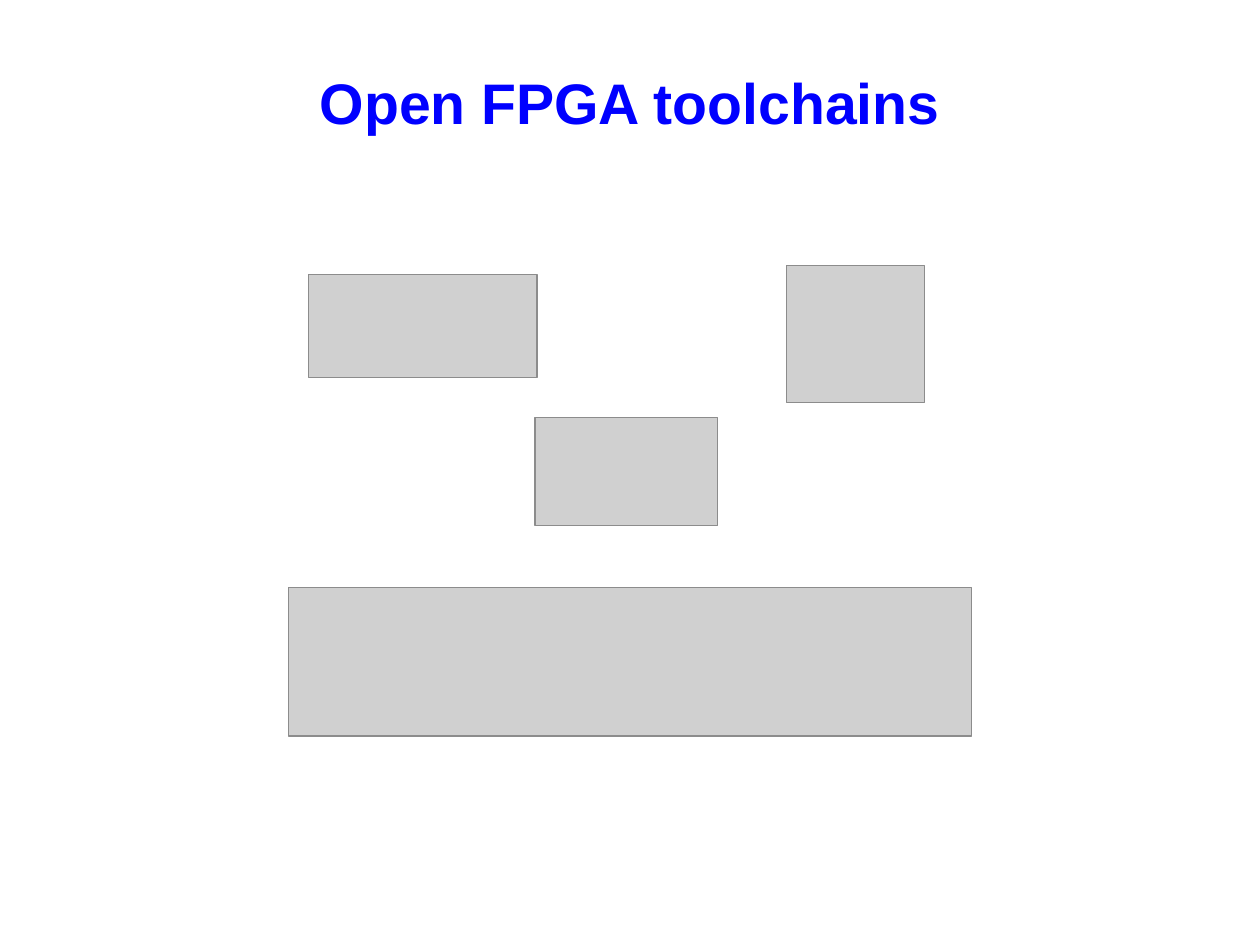
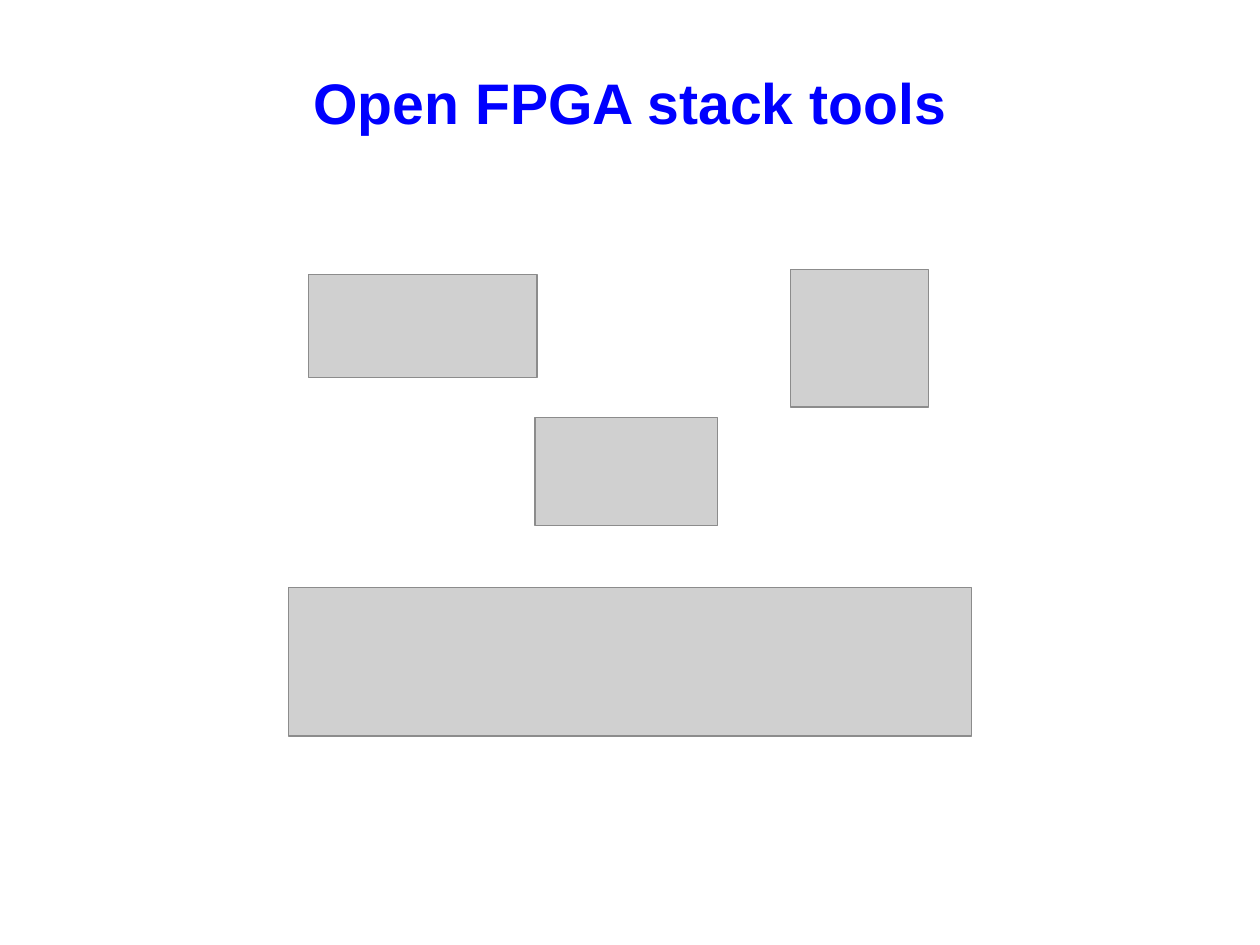
Before and after one commit to FPGAwars/workshops, a slide deck: slide 4 of 2016-11-05-OSHWDem16/presentation/slides.odp. Drawn at 1260x945 pixels with LibreOffice and Linux fonts; fonts in the diff are those of the drawing; grey boxes stand for pictures. Boxes give left, top, right and bottom in pixels: in the first picture for what was removed or moved away, otherwise in the second. Text is boxed around its words. In the diff, an @@ line names an element or a change of style, - is before the commit and + after.

```diff
--- a/2016-11-05-OSHWDem16/presentation/slides.odp
+++ b/2016-11-05-OSHWDem16/presentation/slides.odp
@@ title at (313,82,945,135): text changed @@
-Open FPGA toolchains
+Open FPGA stack tools
@@ picture: place and size @@
-picture at (787,265,925,402)
+picture at (791,270,930,407)
```
Also in this commit, not shown: 14 other slides changed, 1 slide added, 1 other file.
